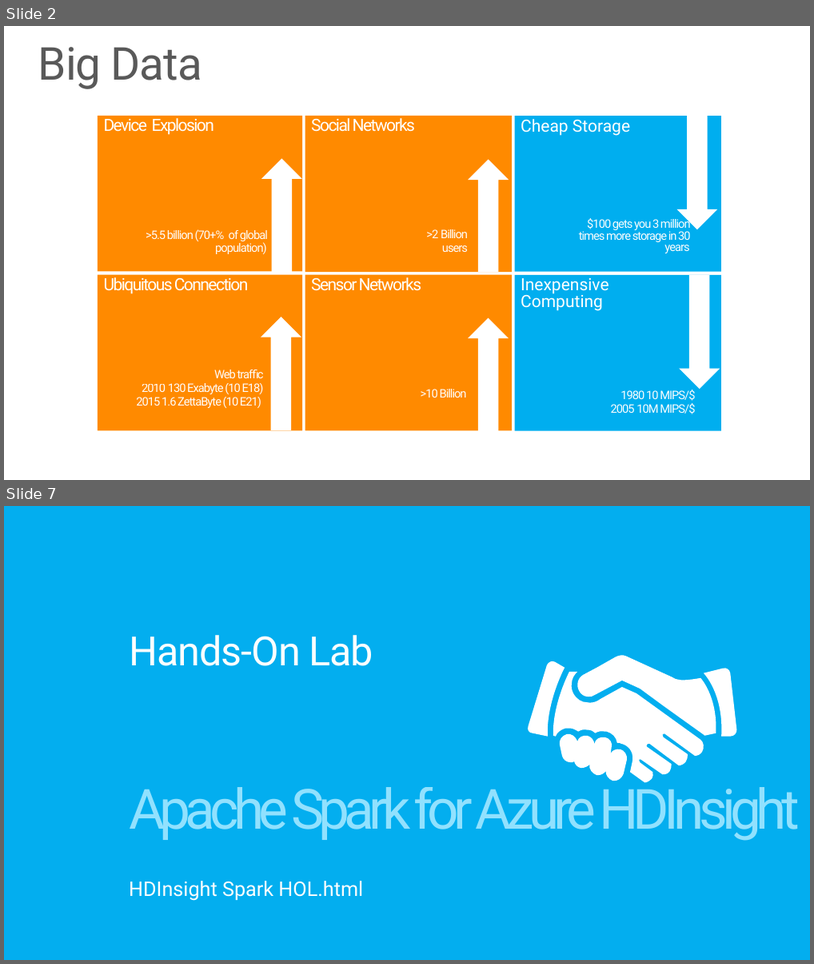
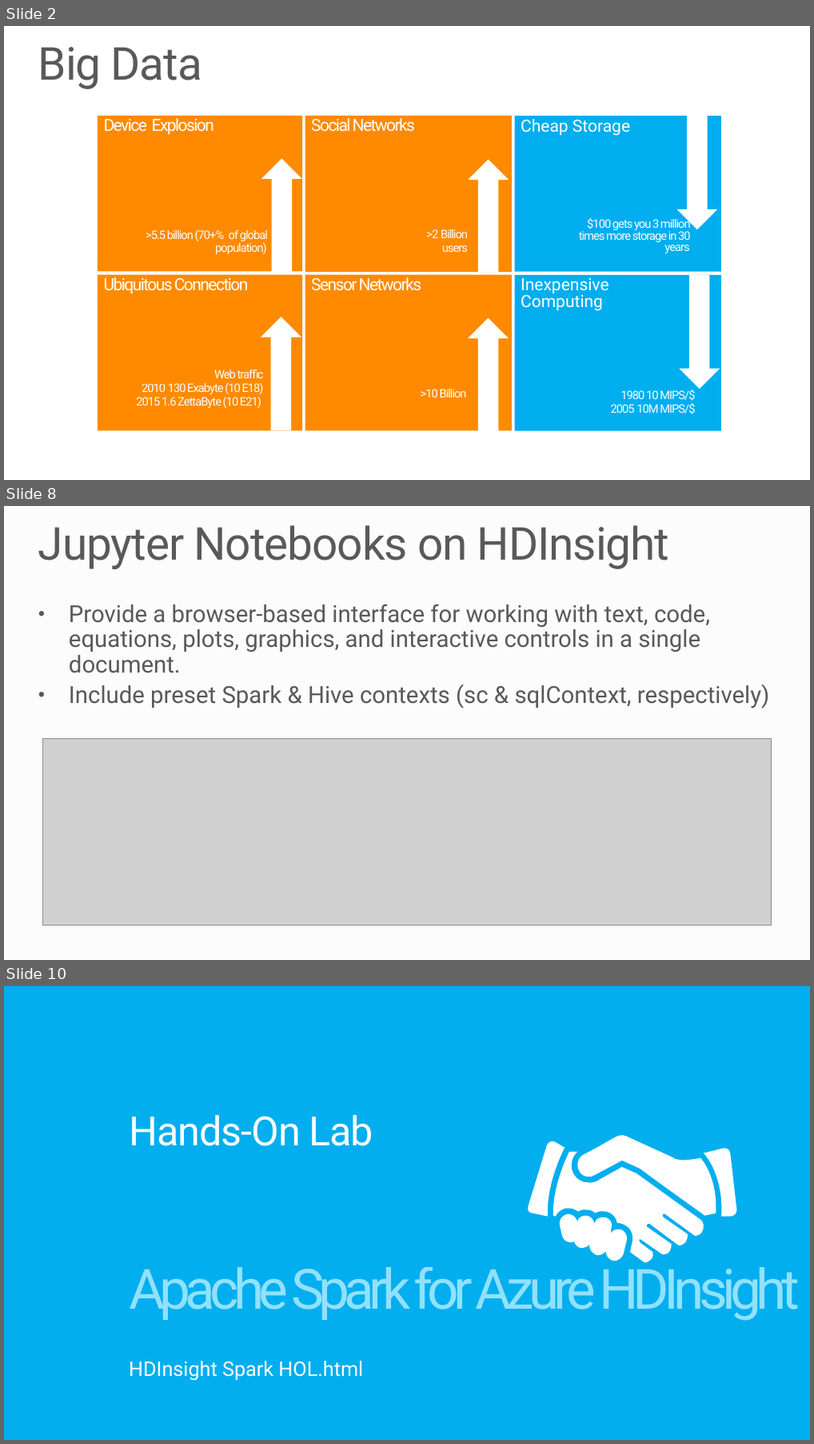
Before and after one commit to MSRConnections/Azure-training-course, a slide deck: Content/Big Data/Azure HDInsight.pptx. Shown one above the other, each under a label of ours: slides 2 and 7 before the commit, slides 2, 8 and 10 after it; the slides between them are not shown. The pictures are 814x964 and 814x1444 pixels, drawn with LibreOffice and Linux fonts; fonts in the diff are those of the drawing; grey boxes stand for pictures; background and template pictures are left out. Boxes give left, top, right and bottom in pixels: in the first picture for what was removed or moved away, otherwise in the second. Text is boxed around its words. In the diff, an @@ line names an element or a change of style, - is before the commit and + after.

Commit message:
Added new Spark lab

```diff
--- a/Content/Big Data/Azure HDInsight.pptx
+++ b/Content/Big Data/Azure HDInsight.pptx
@@ slide 8 added at bbox=[4, 506, 810, 960], background #FCFCFC @@
@@ title added at bbox=[38, 525, 670, 569], 54 pt, text #595959 @@
+Jupyter Notebooks on HDInsight
@@ text added at bbox=[69, 604, 770, 708], 28 pt, text #595959 @@
+• Provide a browser-based interface for working with text, code, equations, plots, graphics, and interactive controls in a single document.
+• Include preset Spark & Hive contexts (sc & sqlContext, respectively)
@@ picture added at bbox=[43, 738, 772, 925] @@
@@ what was slide 7 is now slide 10 @@
```
Also in this commit, not shown: 3 slides changed, 3 other slides added, 1 slide removed, 25 other files.
